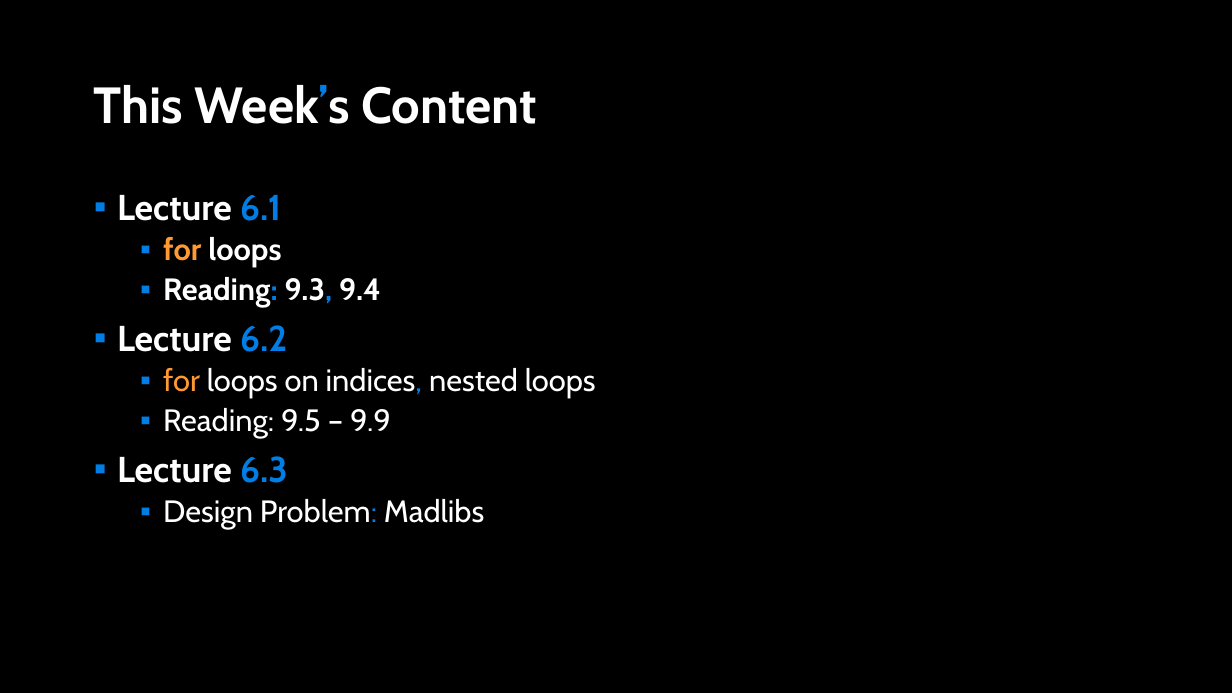
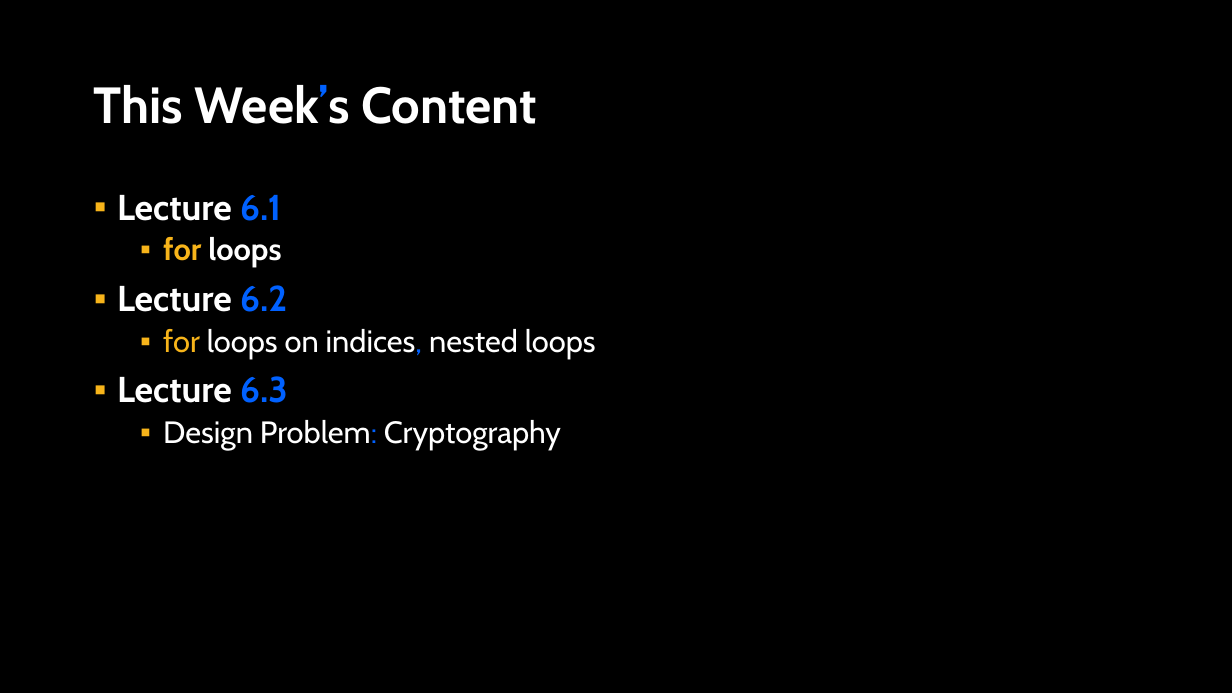
Before and after one commit to APS106/APS106-winter-2024-kinsella-goodfellow, a slide deck: slide 2 of lectures/week6/lecture1/slides/week6_lecture1.pptx. Drawn at 1232x693 pixels with LibreOffice and Linux fonts; fonts in the diff are those of the drawing; background and template pictures are left out. Boxes give left, top, right and bottom in pixels: in the first picture for what was removed or moved away, otherwise in the second. Text is boxed around its words. In the diff, an @@ line names an element or a change of style, - is before the commit and + after.

Commit message:
- Week 6 content update

```diff
--- a/lectures/week6/lecture1/slides/week6_lecture1.pptx
+++ b/lectures/week6/lecture1/slides/week6_lecture1.pptx
@@ title "This Week’s Content" at (94,85,538,124): text colour #017EE5 to #0061FF in "Week’s" @@
@@ text at (117,195,596,403): text colour #017EE5 to #0061FF in "6.1", "6.2", "indices,", "6.3"; text colour #FF9933 to #F7B41A in "for", "for"; bullet colour #007EE5 to #F7B41A @@
@@ text at (163,277,381,307): paragraph removed @@
-  ▪ Reading: 9.3, 9.4
@@ text at (163,408,391,438): paragraph removed @@
-  ▪ Reading: 9.5 – 9.9
@@ text at (163,420,561,450): text changed @@
-  ▪ Design Problem: Madlibs
+  ▪ Design Problem: Cryptography
```
Also in this commit, not shown: 33 other slides changed, 11 other files.
